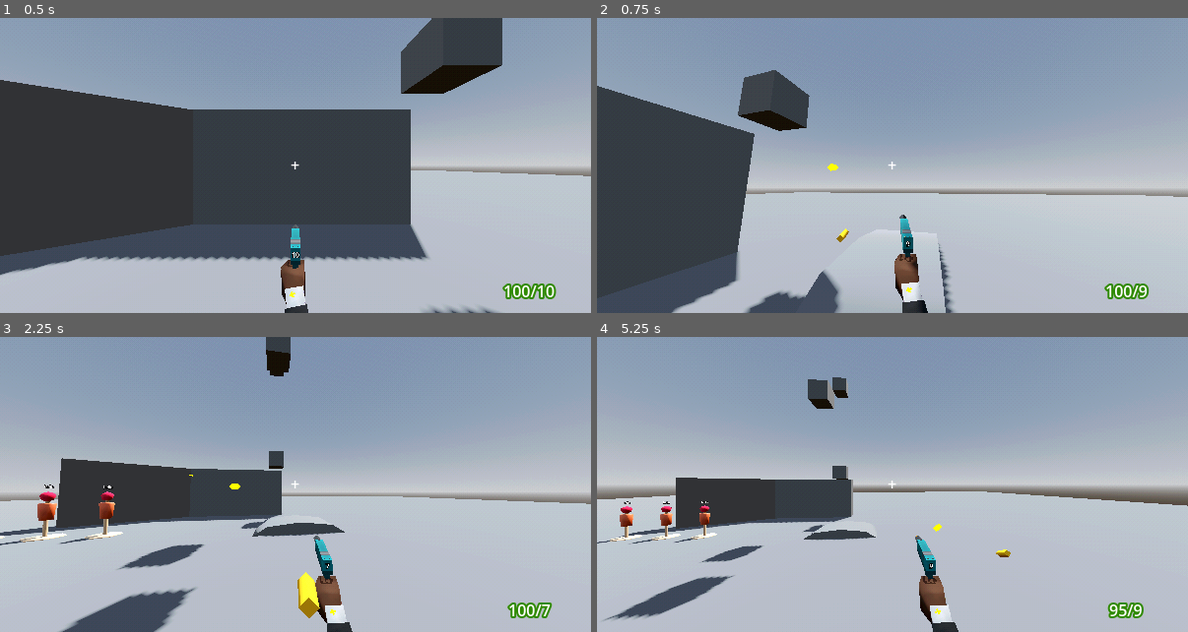
Above: before the commit, frames 1-4 (two rows, left to right).
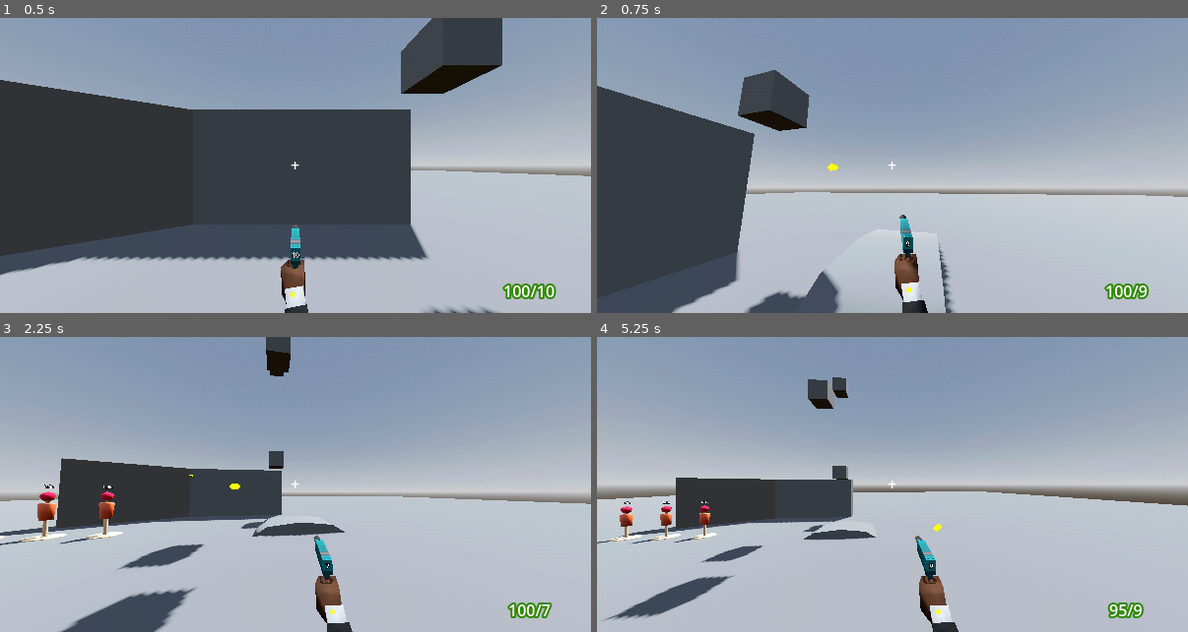
Above: after the commit, the same moments.

Repository: TheoLomeuBraga/kill-the-tower-boss
Game: Godot game, scene res://player/test_level.tscn
Same seed, same stepped clock (60 frames per second), same inputs: the game is played once before the commit and once after it. The project has no main scene, so this scene is started directly.
Inputs (mouse positions are in pixels of both pictures, inside the frame that each line leads up to):
- Up to frame 1 (0.5 s): no input
- Up to frame 2 (0.75 s): move the mouse to (1022, 150) at 0.52 s; press the mouse at (1022, 150) at 0.53 s; hold D (right) from 0.53 s (still down)
- Up to frame 3 (2.25 s): tap Space (jump) at 0.77, 1.52 s; move the mouse to (265, 484) at 1.27 s; release D (right) at 1.28 s; release the mouse at (265, 484) at 1.28 s; hold S (back) 1.28-2.03 s; tap W (foward) at 1.35 s; click (265, 484) at 1.55 s; move the mouse to (307, 478) at 2.02 s; press the mouse at (307, 478) at 2.03 s; hold D (right) from 2.03 s (still down); tap E (interact) at 2.1 s
- Up to frame 4 (5.25 s): move the mouse to (886, 490) at 2.77 s; release the mouse at (886, 490) at 2.78 s; tap Down (look_down) at 2.85 s; tap Space (jump) at 3.02, 3.77, 4.52 s; click (886, 490) at 3.05 s; move the mouse to (939, 487) at 3.52 s; release D (right) at 3.53 s; press the mouse at (939, 487) at 3.53 s; hold A (left) 3.53-5.03 s; tap Left (look_left) at 3.6 s; tap R (reload) at 4.15 s; move the mouse to (845, 481) at 4.27 s; release the mouse at (845, 481) at 4.28 s; tap Right (look_right) at 4.35 s; click (845, 481) at 4.55 s; move the mouse to (898, 484) at 5.02 s; press the mouse at (898, 484) at 5.03 s; hold S (back) from 5.03 s (still down); tap Up (look_up) at 5.1 s

Frame 1 is identical in both runs. In frame 2, less than 0.1% of the frame differs, in the area x 40-43%, y 71-76%; in frame 3, 0.4%, in the area x 50-55%, y 79-96%; in frame 4, less than 0.1%.

Commit message:
add akimbo

Diff:
--- a/player/gun_control.gd
+++ b/player/gun_control.gd
@@ -18,7 +18,7 @@
 	GlobalEnums.AmmonType.RIFLE: 20,
 	GlobalEnums.AmmonType.SHOTGUN: 50,
 	GlobalEnums.AmmonType.ENERGY: 200,
-	GlobalEnums.AmmonType.EXPLOSIVE: 5,
+	GlobalEnums.AmmonType.EXPLOSIVE: 20,
 }
 
 var ammon_inventory : Dictionary[GlobalEnums.AmmonType,int] = {
@@ -57,7 +57,7 @@
 
 func get_inventory_reload_time(gun:GunInfo) -> float:
 	if not inventory_reload_time.has(gun):
-			inventory_reload_time[gun] = 0.0
+		inventory_reload_time[gun] = 0.0
 	return inventory_reload_time[gun]
 
 func set_inventory_reload_time(gun:GunInfo,value:float) -> void:
@@ -126,24 +126,24 @@
 
 	if inventory[current_gun_id].spawn_effect != null:
 		var particle : Node = inventory[current_gun_id].spawn_effect.instantiate()
-		player_model.gun.muzle.add_child(particle)
+		player_model.gun.get_muzle().add_child(particle)
 
 	for i : int in inventory[current_gun_id].bullets_per_shot:
-		player_model.gun.shot = true
+
 		if inventory[current_gun_id].special_type == GlobalEnums.WeponTime.GRAPPLE:
 			player_movement.launch_grapple()
 		else:
 			var projectile : ProjectBehavior = ProjectBehavior.new()
 			add_child(projectile)
 			projectile.global_position = camera.global_position
-			projectile.muzle_position = player_model.gun.muzle.global_position
+			projectile.muzle_position = player_model.gun.get_muzle().global_position
 
 			projectile.target_position = target_raycast.global_basis.z * -100.0
 
 			if target_raycast.is_colliding():
 				projectile.look_at(target_raycast.get_collision_point())
 			else:
-				projectile.global_basis = player_model.gun.muzle.global_basis
+				projectile.global_basis = player_model.gun.get_muzle().global_basis
 				projectile.look_at(camera.global_basis.z * -100.0)
 
 			var spread : float = inventory[current_gun_id].spread
@@ -156,6 +156,9 @@
 
 			projectile.data = inventory[current_gun_id].projectile_info
 			projectile.start()
+
+		player_model.gun.shot = true
+
 
 var camera_rots_last_frame : Vector3
 
--- a/player/guns/granade_launcers_akimbo/granade_launcers_akimbo.tscn
+++ b/player/guns/granade_launcers_akimbo/granade_launcers_akimbo.tscn
@@ -3,10 +3,10 @@
 [ext_resource type="PackedScene" uid="uid://bnb75l7l4frap" path="res://player/guns/granade_launcers_akimbo/granade_launcers_akimbo.glb" id="1_pg16n"]
 [ext_resource type="Script" uid="uid://uyx3n3xxv01s" path="res://player/guns/gun_model.gd" id="2_tv3rg"]
 
-[node name="granade_launcers_akimbo" unique_id=467925332 node_paths=PackedStringArray("gun", "muzle", "arm_l", "pole_l", "hand_l", "arm_r", "pole_r", "hand_r", "animation_player") instance=ExtResource("1_pg16n")]
+[node name="granade_launcers_akimbo" unique_id=467925332 node_paths=PackedStringArray("gun", "muzles", "arm_l", "pole_l", "hand_l", "arm_r", "pole_r", "hand_r", "animation_player") instance=ExtResource("1_pg16n")]
 script = ExtResource("2_tv3rg")
 gun = NodePath("Armature/Skeleton3D")
-muzle = NodePath("Armature/Skeleton3D/gun_r/muzle_r")
+muzles = [NodePath("Armature/Skeleton3D/gun_r/muzle_r"), NodePath("Armature/Skeleton3D/gun_l/muzle_l")]
 arm_l = NodePath("arm_l")
 pole_l = NodePath("pole_l")
 hand_l = NodePath("Armature/Skeleton3D/gun_l/hand_l")
@@ -14,6 +14,7 @@
 pole_r = NodePath("pole_r")
 hand_r = NodePath("Armature/Skeleton3D/gun_r/hand_r")
 animation_player = NodePath("AnimationPlayer")
+shot_animations = Array[String](["shot", "shot_2"])
 
 [node name="Skeleton3D" parent="Armature" parent_id_path=PackedInt32Array(446226348) index="0" unique_id=528310509]
 bones/0/position = Vector3(-0.41842175, -0.028514788, -0.07547614)
--- a/player/guns/grapple/grapple.tscn
+++ b/player/guns/grapple/grapple.tscn
@@ -3,10 +3,10 @@
 [ext_resource type="PackedScene" uid="uid://dgt6fy64slmks" path="res://player/guns/grapple/grapple.glb" id="1_ox12o"]
 [ext_resource type="Script" uid="uid://uyx3n3xxv01s" path="res://player/guns/gun_model.gd" id="2_0cnga"]
 
-[node name="grapple" unique_id=869399940 node_paths=PackedStringArray("gun", "muzle", "arm_l", "pole_l", "hand_l", "arm_r", "pole_r", "hand_r", "animation_player") instance=ExtResource("1_ox12o")]
+[node name="grapple" unique_id=869399940 node_paths=PackedStringArray("gun", "muzles", "arm_l", "pole_l", "hand_l", "arm_r", "pole_r", "hand_r", "animation_player") instance=ExtResource("1_ox12o")]
 script = ExtResource("2_0cnga")
 gun = NodePath("Armature")
-muzle = NodePath("Armature/Skeleton3D/Bone/muzle")
+muzles = [NodePath("Armature/Skeleton3D/Bone/muzle")]
 arm_l = NodePath("arm_l")
 pole_l = NodePath("pole_l")
 hand_l = NodePath("hand_l")
--- a/player/guns/gun_model.gd
+++ b/player/guns/gun_model.gd
@@ -4,7 +4,10 @@
 
 @export var gun : Node3D
 
-@export var muzle : Node3D
+@export var muzles : Array[Node3D]
+var muzle_id : int = 0
+func get_muzle() -> Node3D:
+	return muzles[muzle_id]
 
 @export var arm_l : Node3D
 @export var pole_l : Node3D
@@ -19,7 +22,10 @@
 @export var reload_animation : String = "reload"
 
 var is_shoting : bool = false
-@export var shot_animation : String = "shot"
+@export var shot_animations : Array[String] = ["shot"]
+var shot_animation_id : int = 0
+func get_current_shot_animation() -> String:
+	return shot_animations[shot_animation_id]
 
 @export var is_auto : bool = false
 
@@ -27,37 +33,53 @@
 	set(value):
 		animation_player.play(reload_animation)
 
-@export var case_ejector : GPUParticles3D
+@export var case_ejectors : Array[GPUParticles3D]
+var case_ejector_id : int = 0
+func get_current_case_ejector() -> GPUParticles3D:
+	return case_ejectors[case_ejector_id]
 
 @export var shot : bool :
 	set(value):
 
 		shot = value
 
-		if case_ejector != null:
-			case_ejector.emitting = shot
+
+
+		if case_ejectors.size() > 0:
+
+			case_ejector_id = (case_ejector_id + 1) % case_ejectors.size()
+
+			if is_auto:
+				for gp : GPUParticles3D in case_ejectors:
+					gp.emitting = shot
+			else:
+				get_current_case_ejector().emitting = shot
 
 		if animation_player != null:
 
 			if is_auto:
 				if value:
-					animation_player.play(shot_animation)
+					animation_player.play(get_current_shot_animation(),0.1)
 				else:
 					animation_player.stop()
 			else:
 				animation_player.stop()
-				animation_player.play(shot_animation)
+				animation_player.play(get_current_shot_animation(),0.1)
 
-				if case_ejector != null:
-					await get_tree().create_timer(1.0 / case_ejector.amount).timeout
-					case_ejector.emitting = false
+				if case_ejectors.size() > 0:
+					if is_auto:
+						pass
+					else:
+						await get_tree().create_timer(1.0 / get_current_case_ejector().amount).timeout
+						get_current_case_ejector().emitting = false
 
+		shot_animation_id = (shot_animation_id + 1) % shot_animations.size()
+		muzle_id = (muzle_id + 1) % shot_animations.size()
 
-
-@export var label : Label3D
+@export var labels : Array[Label3D]
 
 @export var display_text : String :
 	set(value):
 		display_text = value
-		if label != null:
-			label.text = display_text
+		for l : Label3D in labels:
+			l.text = display_text
--- a/player/guns/pistol/pistol.tscn
+++ b/player/guns/pistol/pistol.tscn
@@ -21,10 +21,10 @@
 radial_segments = 4
 rings = 0
 
-[node name="pistol" unique_id=356312967 node_paths=PackedStringArray("gun", "muzle", "arm_l", "pole_l", "hand_l", "arm_r", "pole_r", "hand_r", "animation_player", "case_ejector", "label") instance=ExtResource("1_6becj")]
+[node name="pistol" unique_id=356312967 node_paths=PackedStringArray("gun", "muzles", "arm_l", "pole_l", "hand_l", "arm_r", "pole_r", "hand_r", "animation_player", "labels") instance=ExtResource("1_6becj")]
 script = ExtResource("2_xco6c")
 gun = NodePath("Armature/Skeleton3D")
-muzle = NodePath("Armature/Skeleton3D/Bone/Cube/muzle")
+muzles = [NodePath("Armature/Skeleton3D/Bone/Cube/muzle")]
 arm_l = NodePath("arm_l")
 pole_l = NodePath("pole_l")
 hand_l = NodePath("hand_l")
@@ -32,8 +32,7 @@
 pole_r = NodePath("pole_r")
 hand_r = NodePath("Armature/Skeleton3D/Bone/hand_r")
 animation_player = NodePath("AnimationPlayer")
-case_ejector = NodePath("Armature/Skeleton3D/Bone_001/GPUParticles3D")
-label = NodePath("Armature/Skeleton3D/Bone_001/Cube_001/Label3D")
+labels = [NodePath("Armature/Skeleton3D/Bone_001/Cube_001/Label3D")]
 display_text = "22"
 
 [node name="Skeleton3D" parent="Armature" parent_id_path=PackedInt32Array(100083490) index="0" unique_id=1639782785]
--- a/player/player.tscn
+++ b/player/player.tscn
@@ -56,8 +56,8 @@
 
 [sub_resource type="Resource" id="Resource_8t03j"]
 script = ExtResource("4_qjkh3")
-damage = 10
-speed = 10.0
+damage = 20
+speed = 20.0
 model = ExtResource("4_2ieo8")
 collision_shape = SubResource("SphereShape3D_kb6p2")
 explosion_data = SubResource("Resource_32hag")
@@ -66,7 +66,7 @@
 [sub_resource type="Resource" id="Resource_2ieo8"]
 script = ExtResource("3_qjkh3")
 name = "granade_launcher"
-ammon_capacity = -1
+ammon_capacity = 12
 reload_time = 0.8
 reload_audio = ExtResource("5_hg6s5")
 fire_rate = 0.5
--- a/player/player_movement.gd
+++ b/player/player_movement.gd
@@ -61,7 +61,7 @@
 		force = sf + danping
 
 
-	grapple_hope.global_position = model.gun.muzle.global_position
+	grapple_hope.global_position = model.gun.get_muzle().global_position
 	grapple_hope.look_at(grapple_place)
 	grapple_hope.scale.z = grapple_hope.global_position.distance_to(grapple_place)
 
Not shown, changed: TODO.txt
